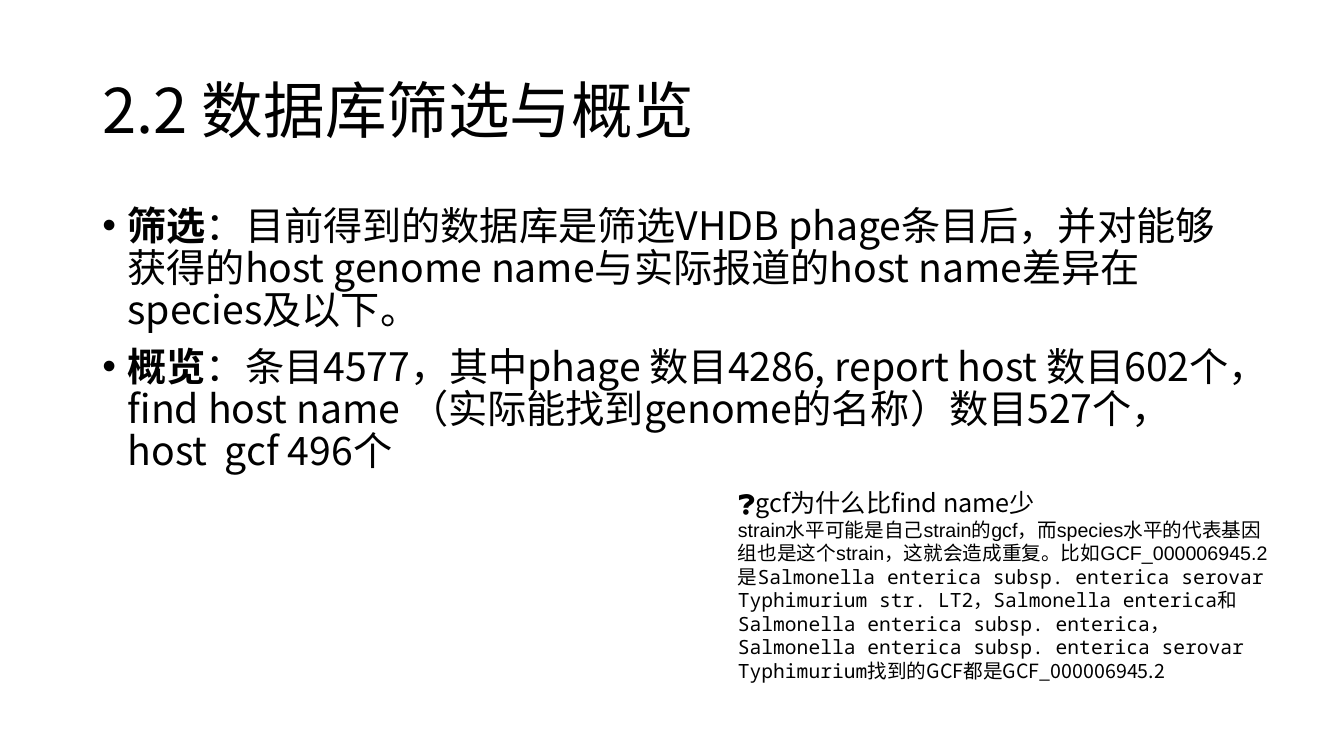
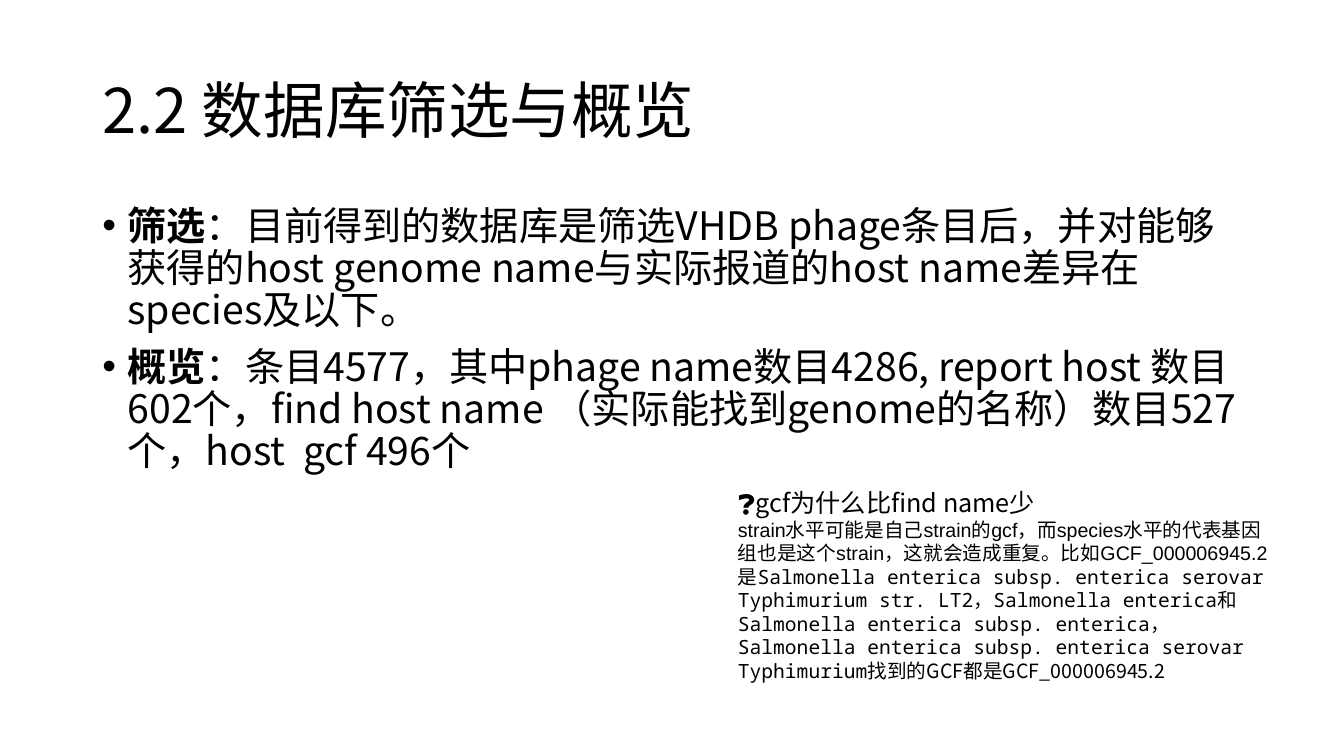
Before and after one commit to Achuan-2/phage-host, a slide deck: slide 12 of ppt/2022.03.29GOLD数据库构建流程以及数据情况.pptx. Drawn at 1344x756 pixels with LibreOffice and Linux fonts; fonts in the diff are those of the drawing. Boxes give left, top, right and bottom in pixels: in the first picture for what was removed or moved away, otherwise in the second. Text is boxed around its words. In the diff, an @@ line names an element or a change of style, - is before the commit and + after.

```diff
--- a/ppt/2022.03.29GOLD数据库构建流程以及数据情况.pptx
+++ b/ppt/2022.03.29GOLD数据库构建流程以及数据情况.pptx
@@ text at (x1=128, y1=347, x2=1237, y2=475): text changed @@
-• 概览：条目4577，其中phage 数目4286, report host 数目602个，find host name （实际能找到genome的名称）数目527个，host gcf 496个
+• 概览：条目4577，其中phage name数目4286, report host 数目602个，find host name （实际能找到genome的名称）数目527个，host gcf 496个
```
Also in this commit, not shown: 22 other files.
